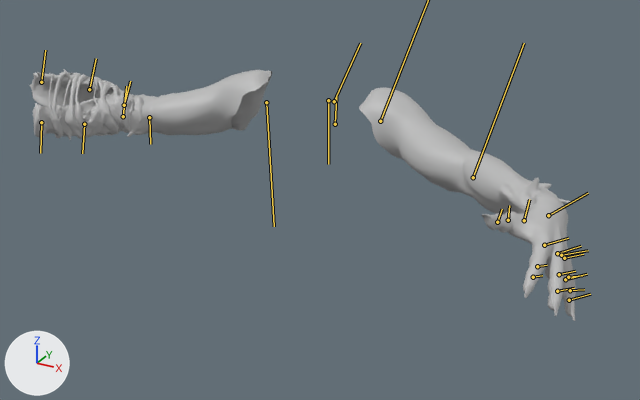
Two versions of the FBX model Assets/Models/Character/CH_Arms.fbx, one commit apart.
The view is the same before and after, from a 50 mm lens placed at (1.032, -1.931, 2.148), pointed at (0.086, -0.21, 1.288). Every picture has the same lights, and +X, +Y and +Z are marked at lower left. Both versions are drawn at frame 131 of the action 'Take 001'; the numbers are the values there. The bones that bend it are drawn over the model as lines.

In view in the first picture: 'Arms'.
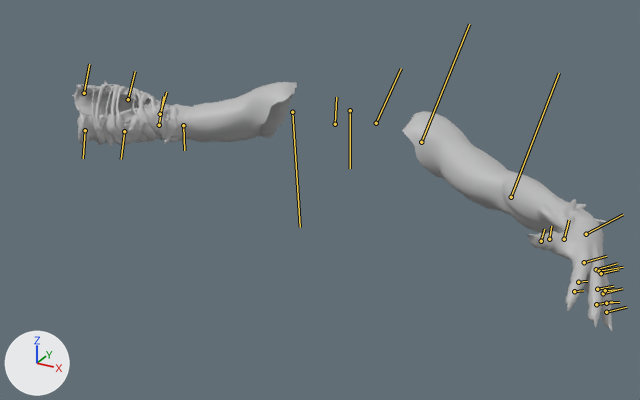
The change, as a diff of the scene's bpy script:
```diff
--- a/Assets/Models/Character/CH_Arms.fbx.py
+++ b/Assets/Models/Character/CH_Arms.fbx.py
@@ bone_leftshoulder @@
 bone_leftshoulder = bpy.data.objects['CH_Arms'].pose.bones['LeftShoulder']  # child of 'root'
-bone_leftshoulder.location = (0.0, 0.0, 0.0)
+bone_leftshoulder.location = (13.2, -8.7, -12.6)
@@ bone_rightshoulder @@
 bone_rightshoulder = bpy.data.objects['CH_Arms'].pose.bones['RightShoulder']  # child of 'root'
-bone_rightshoulder.location = (0.0, 0.0, 0.0)
+bone_rightshoulder.location = (-12.0, 6.7, 14.0)
```

Location of each change, (x1, y1, x2, y2) in pixels of the pictures (640 x 400 px):
'Arms', posed
    before: (29, 69, 576, 321)
    after: (72, 81, 613, 331)
bone 'LeftShoulder', root to tip
    before: (334, 101) to (360, 43)
    after: (376, 123) to (401, 68)
bone 'RightShoulder', root to tip
    before: (328, 100) to (328, 164)
    after: (350, 110) to (350, 168)
